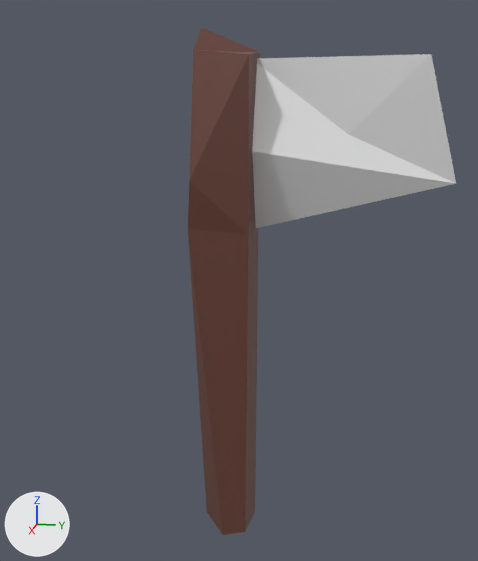
What one commit did to the FBX model Game/Assets/Models/axe.fbx.
One viewpoint serves both versions: a 50 mm camera at (21.48, 4.78, 15.14) aimed at (0.05, 0.5, 9.78). The lights are fixed; the arrows at lower left show +X, +Y and +Z. Where no turn or scale is listed for an object, it has been applied to the vertices.
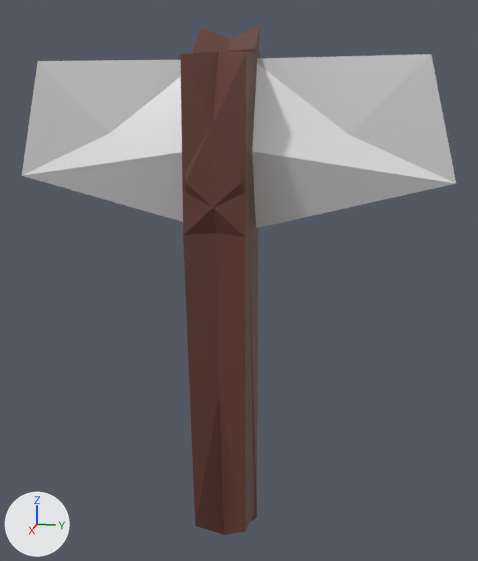
Changed parts and their boxes [x1, y1, x2, y2] in the pictures (478 x 561 px):
```json
{"object": "Cube", "change": "reshaped", "before": [188, 27, 456, 535], "after": [22, 26, 456, 535], "on screen": "62% wider"}
{"part": 1, "of": "me_cube_001", "change": "added", "after": [22, 60, 183, 222]}
{"part": 2, "of": "me_cube_001", "change": "built on", "before": [188, 50, 260, 531], "after": [180, 26, 260, 535]}
```

The change, as JSON lines over the scene's bpy script:
```json
{"block": "me_cube_001", "where": "# used by ob_cube; location = (0.0, 0.0, 0.0)"}
{"op": "remove", "block": "me_cube_001", "code": "me_cube_001.from_pydata(...)  # 17 vertices, 24 faces; spans x -1.0..1.2, y -1.0..7.3, z 0.1..18.0"}
{"op": "add", "block": "me_cube_001", "code": "me_cube_001.from_pydata(...)  # 34 vertices, 48 faces; spans x -1.0..1.7, y -7.3..7.3, z 0.1..18.0"}
{"block": "me_cube_001", "change": "me_cube_001 part 1: the loose piece of 6 vertices spanning x -0.6..0.4, y 0.8..7.3, z 11.5..17.0 is copied, and the copy is mirrored in y about the mesh origin; it spans x -0.6..0.4, y -7.3..-0.8, z 11.5..17.0"}
{"block": "me_cube_001", "change": "me_cube_001 part 2"}
{"block": "me_cube_001", "change": "3 vertices in x 1.0..1.2, y -0.9..1.0, z 11.5..17.0 move by (0.5, 0.0, 0.0)"}
{"block": "me_cube_001", "change": "11 vertices are added at x -1.0..1.7, y -1.0..1.0, z 0.1..18.0"}
{"block": "me_cube_001", "change": "18 new faces join them, mat_material_001 (brown #653c31)"}
```
